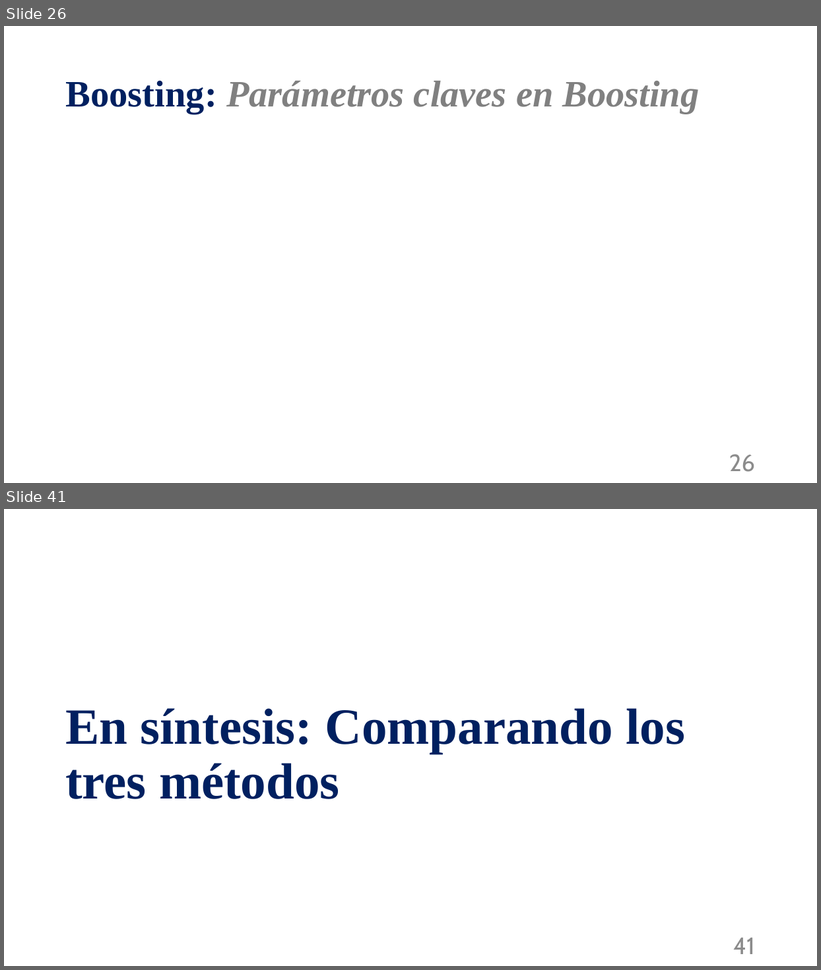
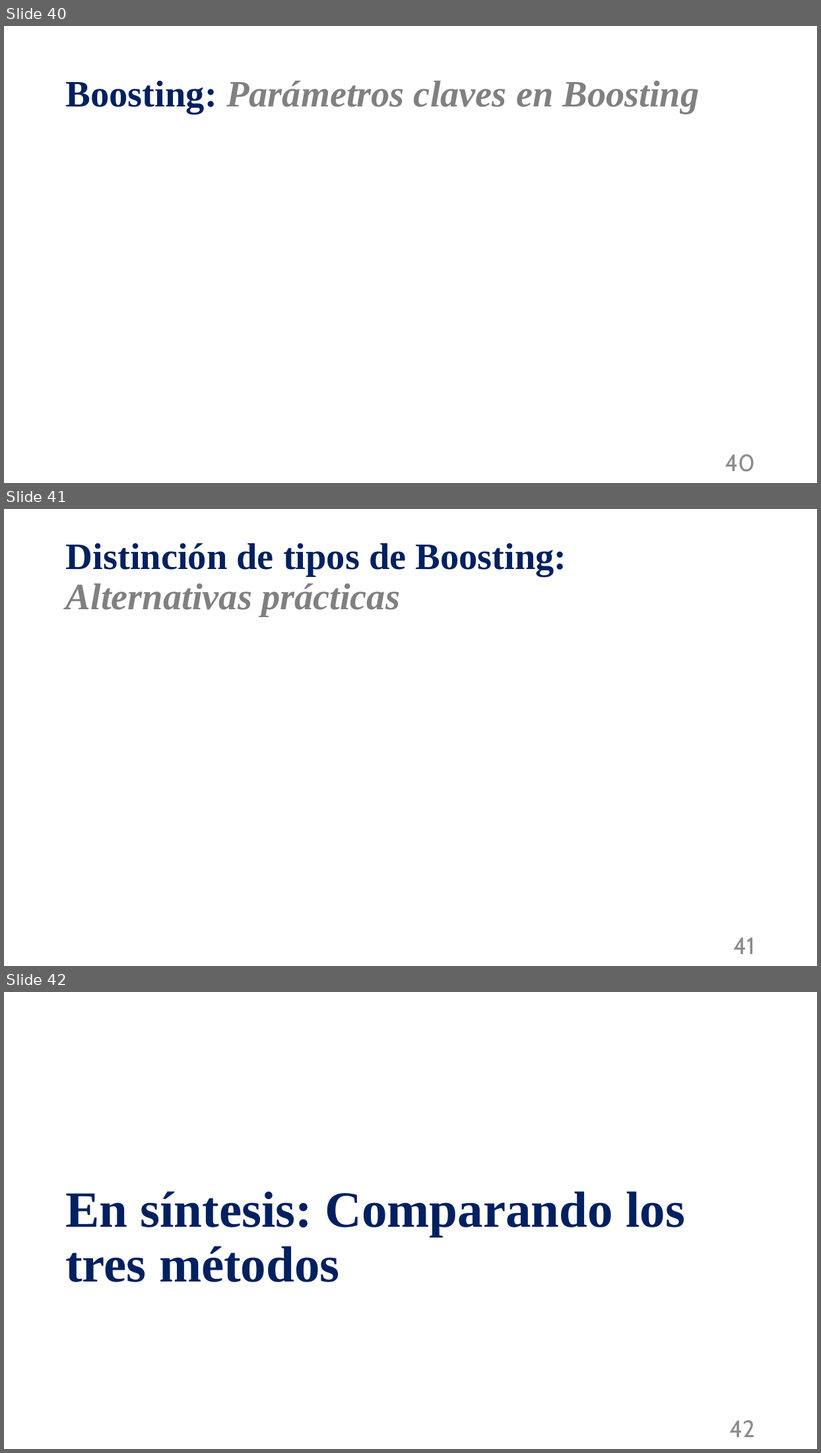
Before and after one commit to mnromero/BigData_UBA_2025_S2, a slide deck: Clase 08 CART y Metodos de Ensamble/C08_P2_Metodos de Ensamble.pptx. Shown one above the other, each under a label of ours: slides 26 and 41 before the commit, slides 40, 41 and 42 after it; the slides between them are not shown. The pictures are 821x970 and 821x1453 pixels, drawn with LibreOffice and Linux fonts; fonts in the diff are those of the drawing; grey boxes stand for pictures. Boxes give left, top, right and bottom in pixels: in the first picture for what was removed or moved away, otherwise in the second. Text is boxed around its words. In the diff, an @@ line names an element or a change of style, - is before the commit and + after.

```diff
--- a/Clase 08 CART y Metodos de Ensamble/C08_P2_Metodos de Ensamble.pptx
+++ b/Clase 08 CART y Metodos de Ensamble/C08_P2_Metodos de Ensamble.pptx
@@ slide 41 added at box(4, 509, 817, 966), background #FFFFFF @@
@@ title added at box(66, 543, 567, 617), 44 pt, text #002060, bold @@
+Distinción de tipos de Boosting:
+Alternativas prácticas
@@ page number added at box(733, 938, 755, 955), 28 pt, text #8C8C8C @@
+41
@@ what was slide 26 is now slide 40 @@
@@ page number at box(725, 454, 755, 472): text changed @@
-26
+40
@@ what was slide 41 is now slide 42 @@
@@ page number at box(729, 1420, 755, 1438): text changed @@
-41
+42
```
Also in this commit, not shown: 3 slides changed.
